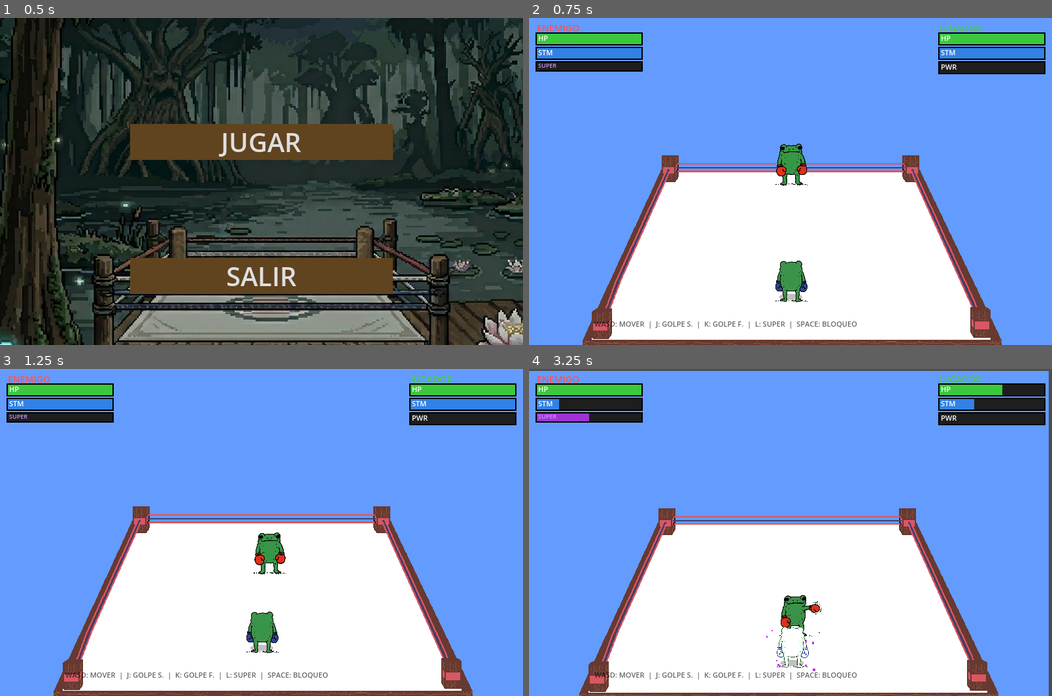
Above: before the commit, frames 1-4 (two rows, left to right).
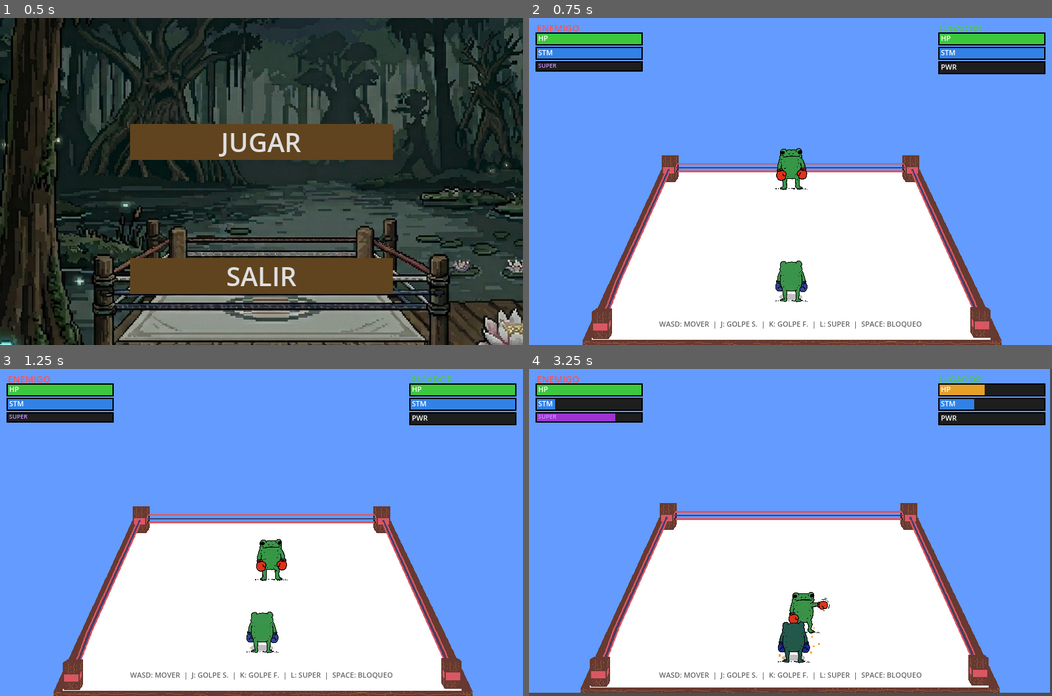
Above: after the commit, the same moments.

Repository: pperez227/GameJam_EA
Game: Godot game, scene res://scenes/Menu.tscn
Two runs of this game, one before a commit and one after it. Both use one fixed random seed, a clock stepped at 60 frames per second and the inputs below. Sound files missing from this copy of the repository are replaced by a short silence.
Inputs:
- Up to frame 1 (0.5 s): no input
- Up to frame 2 (0.75 s): click "JUGAR" at 0.5 s
- Up to frame 3 (1.25 s): no input
- Up to frame 4 (3.25 s): tap Enter (restart) at 1.25 s; hold D (move_right) 1.28-2.03 s; hold Space (block) 1.28-2.03 s; hold S (move_down) 2.03-2.78 s; tap Space (block) at 2.1 s; hold D (move_right) from 2.78 s (still down); hold Space (block) from 2.78 s (still down); tap K (hard_attack) at 2.85 s

Frame 1 is identical in both runs. In frame 2, 0.9% of the frame differs, in the area x 12-76%, y 38-95%; in frame 3, 1.0%; in frame 4, 8.8%, in the area x 0-100%, y 0-100%.

Commit message:
feat: Introduce initial game scripts for player, enemy, AI, and HUD components.

Diff:
--- a/scripts/enemy.gd
+++ b/scripts/enemy.gd
@@ -17,12 +17,12 @@
 const NORMAL_ATTACK_STAMINA_COST: float = 0.15
 const SUPER_ATTACK_STAMINA_COST: float = 0.30
 
-const MIN_Y: float = 190.0
+const MIN_Y: float = 205.0
 const MAX_Y: float = 420.0
-const TOP_LEFT_X: float = 165.0
-const TOP_RIGHT_X: float = 635.0
-const BOT_LEFT_X: float = 50.0
-const BOT_RIGHT_X: float = 750.0
+const TOP_LEFT_X: float = 195.0
+const TOP_RIGHT_X: float = 605.0
+const BOT_LEFT_X: float = 30.0
+const BOT_RIGHT_X: float = 770.0
 
 # ── State ────────────────────────────────────────────────────────
 var hp: float = MAX_HP
--- a/scripts/enemy_ai.gd
+++ b/scripts/enemy_ai.gd
@@ -6,20 +6,22 @@
 enum State { APPROACH, DASH, CIRCLE, ATTACK, SUPER, BLOCK }
 
 # ── Configuration ────────────────────────────────────────────────
-const APPROACH_SPEED: float = 130.0
-const DASH_SPEED: float = 260.0
-const ATTACK_ADVANCE_SPEED: float = 180.0
-const CIRCLE_SPEED: float = 110.0
-const BLOCK_RETREAT_SPEED: float = 60.0
+const APPROACH_SPEED: float = 140.0
+const DASH_SPEED: float = 280.0
+const ATTACK_ADVANCE_SPEED: float = 200.0
+const CIRCLE_SPEED: float = 120.0
+const BLOCK_RETREAT_SPEED: float = 50.0
 const SUPER_SPEED: float = 320.0
 
-const IDEAL_FIGHT_DISTANCE: float = 80.0
-const ATTACK_RANGE: float = 110.0
+const IDEAL_FIGHT_DISTANCE: float = 75.0
+const ATTACK_RANGE: float = 105.0
 const CLOSE_RANGE: float = 50.0
-const FAR_RANGE: float = 170.0
-
-const ATTACK_COOLDOWN_MIN: float = 0.35
-const ATTACK_COOLDOWN_MAX: float = 0.65
+const FAR_RANGE: float = 160.0
+
+const COMBO_COOLDOWN: float = 0.18        # Between hits in a combo
+const BETWEEN_COMBO_COOLDOWN: float = 0.5  # After a combo ends
+const MAX_COMBO_HITS: int = 3
+
 const SUPER_WARNING_TIME: float = 0.6
 const SUPER_DURATION: float = 1.2
 const SUPER_HIT_INTERVAL: float = 0.25
@@ -30,6 +32,10 @@
 var attack_cooldown: float = 0.0
 var circle_direction: float = 1.0
 
+# Combo tracking
+var combo_hits_remaining: int = 0
+var combo_hit_timer: float = 0.0
+
 # QTE State
 var qte_slowdown: bool = false
 var slowdown_factor: float = 0.0
@@ -40,6 +46,9 @@
 var super_hit_timer: float = 0.0
 var super_pending: bool = false
 
+# Reactive block tracking (edge detection)
+var _player_was_attacking: bool = false
+
 # ── References ───────────────────────────────────────────────────
 var enemy: CharacterBody2D
 var player: CharacterBody2D
@@ -65,6 +74,12 @@
 	# Handle super active phase
 	if current_state == State.SUPER:
 		_handle_super_active(delta)
+		return
+
+	# ── Proactive super check ──
+	# If power is full, activate super immediately
+	if enemy.power >= 1.0 and not super_pending and current_state != State.SUPER:
+		activate_super()
 		return
 
 	# Determine effective delta based on QTE slowdown
@@ -76,13 +91,20 @@
 	phase_timer -= effective_delta
 	if attack_cooldown > 0:
 		attack_cooldown -= effective_delta
-
-	# Reactive block: if player is attacking nearby, chance to block
-	if current_state != State.BLOCK and _should_react_with_block():
-		enemy.is_blocking = true
-		_enter_state(State.BLOCK, randf_range(0.3, 0.6))
-
-	# Execute current state (using effective_delta)
+	if combo_hit_timer > 0:
+		combo_hit_timer -= effective_delta
+
+	# ── Reactive block (edge-triggered, not per-frame random) ──
+	# Only react the frame the player STARTS attacking, not every frame
+	var player_attacking_now: bool = player.is_attacking
+	if player_attacking_now and not _player_was_attacking:
+		# Player just started an attack — react?
+		if current_state != State.BLOCK and _should_react_with_block():
+			enemy.is_blocking = true
+			_enter_state(State.BLOCK, randf_range(0.3, 0.6))
+	_player_was_attacking = player_attacking_now
+
+	# Execute current state
 	match current_state:
 		State.APPROACH:
 			_state_approach(effective_delta)
@@ -106,19 +128,18 @@
 	var dist: float = enemy.position.distance_to(player.position)
 	if dist > 120.0:
 		return false
-	if player.is_attacking and randf() < 0.35:
-		return true
-	return false
+	# Higher chance when HP is high (cautious), lower when desperate
+	var block_chance: float = 0.5 if (enemy.hp / enemy.MAX_HP) > 0.4 else 0.2
+	return randf() < block_chance
 
 # ── States ───────────────────────────────────────────────────────
 func _state_approach(delta: float) -> void:
 	var dir: Vector2 = (player.position - enemy.position).normalized()
 	enemy.position += dir * APPROACH_SPEED * delta
 	enemy._clamp_to_ring()
-	# Transition to attack if close
 	var dist: float = enemy.position.distance_to(player.position)
 	if dist < ATTACK_RANGE:
-		_enter_state(State.ATTACK, randf_range(0.5, 0.8))
+		_start_combo()
 
 func _state_dash(delta: float) -> void:
 	var dir: Vector2 = (player.position - enemy.position).normalized()
@@ -126,81 +147,101 @@
 	enemy._clamp_to_ring()
 	var dist: float = enemy.position.distance_to(player.position)
 	if dist < ATTACK_RANGE:
-		_enter_state(State.ATTACK, randf_range(0.5, 0.8))
+		_start_combo()
 
 func _state_circle(delta: float) -> void:
 	var dist: float = enemy.position.distance_to(player.position)
-
-	# Lateral movement around the player
-	var to_player: Vector2 = (player.position - enemy.position)
+	var to_player: Vector2 = player.position - enemy.position
+
+	# Lateral movement perpendicular to player direction
 	var lateral: Vector2 = Vector2(-to_player.y, to_player.x).normalized() * circle_direction
 
-	# Also maintain ideal fight distance
+	# Maintain ideal fight distance while circling
 	var distance_correction: float = 0.0
-	if dist > IDEAL_FIGHT_DISTANCE + 30:
-		distance_correction = 1.0  # Move closer
-	elif dist < IDEAL_FIGHT_DISTANCE - 20:
-		distance_correction = -0.5  # Move away slightly
+	if dist > IDEAL_FIGHT_DISTANCE + 25.0:
+		distance_correction = 0.8
+	elif dist < IDEAL_FIGHT_DISTANCE - 15.0:
+		distance_correction = -0.4
 
 	var approach_dir: Vector2 = to_player.normalized() * distance_correction
 	var move_dir: Vector2 = (lateral + approach_dir).normalized()
 	enemy.position += move_dir * CIRCLE_SPEED * delta
 	enemy._clamp_to_ring()
 
-	# If in attack range and cooldown ready, transition to attack
+	# If close and cooldown ready, start a combo
 	if dist < ATTACK_RANGE and attack_cooldown <= 0:
-		_enter_state(State.ATTACK, randf_range(0.4, 0.7))
+		_start_combo()
 
 func _state_attack(delta: float) -> void:
 	var dist: float = enemy.position.distance_to(player.position)
 
-	# Advance toward player if not in range
+	# Advance toward player if not in close range
 	if dist > CLOSE_RANGE:
 		var dir: Vector2 = (player.position - enemy.position).normalized()
 		enemy.position += dir * ATTACK_ADVANCE_SPEED * delta
 		enemy._clamp_to_ring()
 
-	# Try to attack
-	if attack_cooldown <= 0 and enemy.stamina >= enemy.NORMAL_ATTACK_STAMINA_COST:
-		if dist < ATTACK_RANGE:
-			# 30% chance of a super-powered hit if stamina allows
-			var use_heavy: bool = randf() < 0.30 and enemy.stamina >= enemy.SUPER_ATTACK_STAMINA_COST
+	# Execute combo hits
+	if combo_hits_remaining > 0 and combo_hit_timer <= 0:
+		if dist < ATTACK_RANGE and enemy.stamina >= enemy.NORMAL_ATTACK_STAMINA_COST:
+			# Mix light and heavy hits: last hit of combo is heavy 40% of time
+			var use_heavy: bool = false
+			if combo_hits_remaining == 1 and randf() < 0.40:
+				use_heavy = enemy.stamina >= enemy.SUPER_ATTACK_STAMINA_COST
 			enemy.start_attack(use_heavy)
-			attack_cooldown = randf_range(ATTACK_COOLDOWN_MIN, ATTACK_COOLDOWN_MAX)
-
-			# After attack: decide next move
-			var roll: float = randf()
-			if roll < 0.45:
-				# Chain attack — stay aggressive
-				_enter_state(State.ATTACK, randf_range(0.3, 0.5))
-			elif roll < 0.65:
-				# Quick dash to reposition
-				_enter_state(State.DASH, randf_range(0.2, 0.4))
-			elif roll < 0.85:
-				# Circle to find opening
-				circle_direction = 1.0 if randf() < 0.5 else -1.0
-				_enter_state(State.CIRCLE, randf_range(0.5, 0.8))
-			else:
-				# Brief block
-				if enemy.stamina > 0.2:
-					enemy.is_blocking = true
-					_enter_state(State.BLOCK, randf_range(0.2, 0.4))
-				else:
-					circle_direction = 1.0 if randf() < 0.5 else -1.0
-					_enter_state(State.CIRCLE, randf_range(0.4, 0.7))
+			combo_hits_remaining -= 1
+			combo_hit_timer = COMBO_COOLDOWN
+		elif dist >= ATTACK_RANGE:
+			# Too far — abort combo, dash closer
+			combo_hits_remaining = 0
+			_enter_state(State.DASH, randf_range(0.2, 0.3))
+			return
+
+	# Combo finished — decide next move
+	if combo_hits_remaining <= 0 and combo_hit_timer <= 0:
+		attack_cooldown = BETWEEN_COMBO_COOLDOWN
+		_after_combo()
 
 func _state_block(delta: float) -> void:
 	enemy.is_blocking = true
-	# Slight retreat while blocking
 	var dir: Vector2 = (enemy.position - player.position).normalized()
 	enemy.position += dir * BLOCK_RETREAT_SPEED * delta
 	enemy._clamp_to_ring()
 
 	if enemy.is_block_broken:
 		enemy.is_blocking = false
-		# When block breaks, react with a dash away
 		circle_direction = 1.0 if randf() < 0.5 else -1.0
 		_enter_state(State.CIRCLE, randf_range(0.3, 0.5))
+
+# ── Combo system ────────────────────────────────────────────────
+func _start_combo() -> void:
+	combo_hits_remaining = randi_range(2, MAX_COMBO_HITS)
+	combo_hit_timer = 0.0  # First hit is immediate
+	_enter_state(State.ATTACK, 2.0)  # Long timer — combo controls exit
+
+func _after_combo() -> void:
+	var roll: float = randf()
+	var dist: float = enemy.position.distance_to(player.position)
+
+	if roll < 0.35:
+		# Stay aggressive — circle briefly then combo again
+		circle_direction = 1.0 if randf() < 0.5 else -1.0
+		_enter_state(State.CIRCLE, randf_range(0.3, 0.5))
+	elif roll < 0.55:
+		# Quick dash to cut angle
+		_enter_state(State.DASH, randf_range(0.2, 0.3))
+	elif roll < 0.75:
+		# Block briefly (read the opponent)
+		if enemy.stamina > 0.2 and not enemy.is_block_broken:
+			enemy.is_blocking = true
+			_enter_state(State.BLOCK, randf_range(0.2, 0.4))
+		else:
+			circle_direction = 1.0 if randf() < 0.5 else -1.0
+			_enter_state(State.CIRCLE, randf_range(0.4, 0.6))
+	else:
+		# Back off slightly
+		circle_direction = 1.0 if randf() < 0.5 else -1.0
+		_enter_state(State.CIRCLE, randf_range(0.5, 0.8))
 
 # ── Super ────────────────────────────────────────────────────────
 func activate_super() -> void:
@@ -239,51 +280,49 @@
 	var dist: float = enemy.position.distance_to(player.position)
 	var roll: float = randf()
 
-	# Adaptiveness: aggression depends on HP balance
+	# Aggression based on HP balance
 	var enemy_hp_ratio: float = enemy.hp / enemy.MAX_HP
-	var player_hp_ratio: float = player.hp / player.MAX_HP if player.has_method("get_current_damage") else 1.0
-	# Access player HP directly
+	var player_hp_ratio: float = 1.0
 	if "hp" in player and "MAX_HP" in player:
 		player_hp_ratio = player.hp / player.MAX_HP
 
-	# Aggression modifier: more aggressive when enemy HP is low or player HP is low
-	var aggression: float = 0.5
+	var aggression: float = 0.55
 	if enemy_hp_ratio < 0.3:
-		aggression = 0.8  # Desperate — go all in
+		aggression = 0.85  # Desperate — all in
 	elif player_hp_ratio < 0.3:
-		aggression = 0.75  # Smell blood — press advantage
+		aggression = 0.80  # Smell blood
 	elif enemy_hp_ratio > 0.7:
-		aggression = 0.45  # Comfortable — mix it up
-
-	# Far away → approach or dash
+		aggression = 0.50  # Comfortable
+
+	# Far away → close the distance
 	if dist > FAR_RANGE:
-		if roll < 0.6:
-			_enter_state(State.APPROACH, randf_range(0.6, 1.2))
+		if roll < 0.55:
+			_enter_state(State.APPROACH, randf_range(0.5, 1.0))
 		else:
 			_enter_state(State.DASH, randf_range(0.3, 0.5))
-	# In fighting range → mostly attack
+	# In attack range → mostly attack
 	elif dist < ATTACK_RANGE:
 		if attack_cooldown <= 0 and roll < aggression:
-			_enter_state(State.ATTACK, randf_range(0.5, 0.8))
+			_start_combo()
 		elif roll < aggression + 0.15:
 			circle_direction = 1.0 if randf() < 0.5 else -1.0
-			_enter_state(State.CIRCLE, randf_range(0.5, 0.8))
-		else:
-			if enemy.stamina > 0.2:
+			_enter_state(State.CIRCLE, randf_range(0.4, 0.7))
+		else:
+			if enemy.stamina > 0.2 and not enemy.is_block_broken:
 				enemy.is_blocking = true
 				_enter_state(State.BLOCK, randf_range(0.3, 0.5))
 			else:
 				circle_direction = 1.0 if randf() < 0.5 else -1.0
-				_enter_state(State.CIRCLE, randf_range(0.4, 0.6))
-	# Mid range
+				_enter_state(State.CIRCLE, randf_range(0.3, 0.5))
+	# Mid range → close in
 	else:
-		if roll < 0.4:
-			_enter_state(State.APPROACH, randf_range(0.4, 0.8))
-		elif roll < 0.65:
+		if roll < 0.45:
+			_enter_state(State.APPROACH, randf_range(0.3, 0.6))
+		elif roll < 0.70:
 			_enter_state(State.DASH, randf_range(0.2, 0.4))
 		else:
 			circle_direction = 1.0 if randf() < 0.5 else -1.0
-			_enter_state(State.CIRCLE, randf_range(0.5, 0.9))
+			_enter_state(State.CIRCLE, randf_range(0.4, 0.7))
 
 func _enter_state(new_state: State, duration: float) -> void:
 	current_state = new_state
@@ -298,22 +337,22 @@
 
 # ── Called when enemy takes damage (from GameManager) ────────────
 func on_enemy_damaged() -> void:
-	# Varied reactions instead of always dashing
+	# Interrupt current combo
+	combo_hits_remaining = 0
+
 	var roll: float = randf()
-	var dist: float = enemy.position.distance_to(player.position)
-
-	if roll < 0.35:
-		# Counter-attack: dash back in aggressively
-		_enter_state(State.DASH, randf_range(0.2, 0.4))
-	elif roll < 0.60:
-		# Block: cover up after taking a hit
+	if roll < 0.30:
+		# Counter-attack immediately
+		_start_combo()
+	elif roll < 0.55:
+		# Block and recover
 		if enemy.stamina > 0.15 and not enemy.is_block_broken:
 			enemy.is_blocking = true
 			_enter_state(State.BLOCK, randf_range(0.3, 0.5))
 		else:
 			circle_direction = 1.0 if randf() < 0.5 else -1.0
-			_enter_state(State.CIRCLE, randf_range(0.4, 0.6))
+			_enter_state(State.CIRCLE, randf_range(0.3, 0.5))
 	else:
-		# Evade: circle away to reset
-		circle_direction = 1.0 if randf() < 0.5 else -1.0
-		_enter_state(State.CIRCLE, randf_range(0.4, 0.7))
+		# Evade laterally
+		circle_direction = 1.0 if randf() < 0.5 else -1.0
+		_enter_state(State.CIRCLE, randf_range(0.3, 0.6))
--- a/scripts/hud.gd
+++ b/scripts/hud.gd
@@ -166,7 +166,9 @@
 func _build_hint() -> void:
 	hint_label = Label.new()
 	hint_label.text = "WASD: MOVER  |  J: GOLPE S.  |  K: GOLPE F.  |  L: SUPER  |  SPACE: BLOQUEO"
-	hint_label.position = Vector2(100, 460)
+	hint_label.position = Vector2(0, 460)
+	hint_label.size = Vector2(800, 20)
+	hint_label.horizontal_alignment = HORIZONTAL_ALIGNMENT_CENTER
 	hint_label.add_theme_font_size_override("font_size", 11)
 	hint_label.add_theme_color_override("font_color", Color(0, 0, 0, 0.6))
 	add_child(hint_label)
--- a/scripts/player.gd
+++ b/scripts/player.gd
@@ -15,12 +15,12 @@
 
 # ── Constants ────────────────────────────────────────────────────
 const SPEED: float = 200.0
-const MIN_Y: float = 190.0
+const MIN_Y: float = 205.0
 const MAX_Y: float = 420.0
-const TOP_LEFT_X: float = 165.0
-const TOP_RIGHT_X: float = 635.0
-const BOT_LEFT_X: float = 50.0
-const BOT_RIGHT_X: float = 750.0
+const TOP_LEFT_X: float = 195.0
+const TOP_RIGHT_X: float = 605.0
+const BOT_LEFT_X: float = 30.0
+const BOT_RIGHT_X: float = 770.0
 
 const MAX_HP: float = 100.0
 const STAMINA_REGEN: float = 0.12
